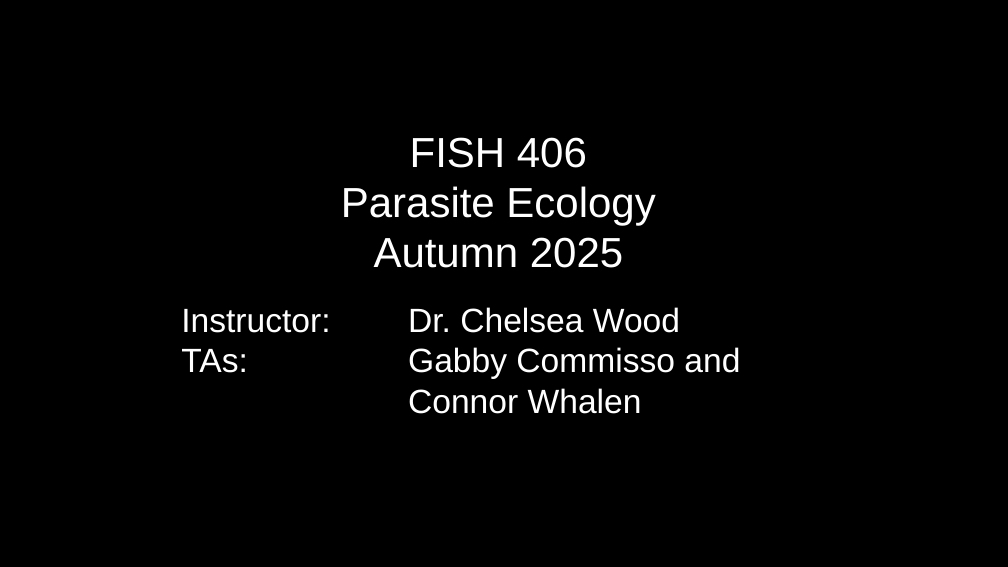
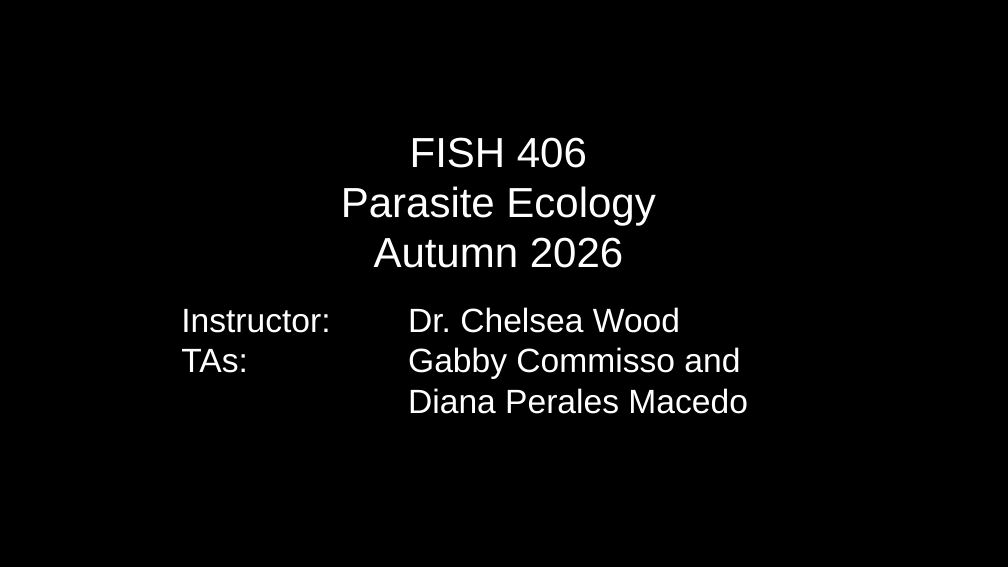
Before and after one commit to wood-lab/fish_406, a slide deck: slide 2 of docs/lectures/in-class_activities/class_1.pptx. Drawn at 1008x567 pixels with LibreOffice and Linux fonts; fonts in the diff are those of the drawing. Boxes give left, top, right and bottom in pixels: in the first picture for what was removed or moved away, otherwise in the second. Text is boxed around its words. In the diff, an @@ line names an element or a change of style, - is before the commit and + after.

```diff
--- a/docs/lectures/in-class_activities/class_1.pptx
+++ b/docs/lectures/in-class_activities/class_1.pptx
@@ text at <box>374,237,623,268</box>: text changed @@
-Autumn 2025
+Autumn 2026
@@ text at <box>408,388,748,414</box>: text changed @@
-    Connor Whalen
+    Diana Perales Macedo
```
Also in this commit, not shown: 1 other slide changed, 1 slide added, 2 slides removed, 12 other files.
